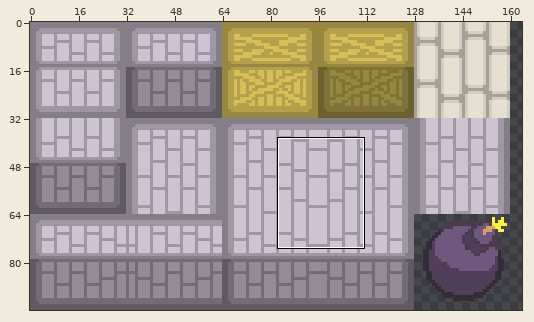
File history of a sprite sheet, client/sprites.png. The picture above shows the old version from afar; the outline marks the close-up.
Close-up. The starting point:
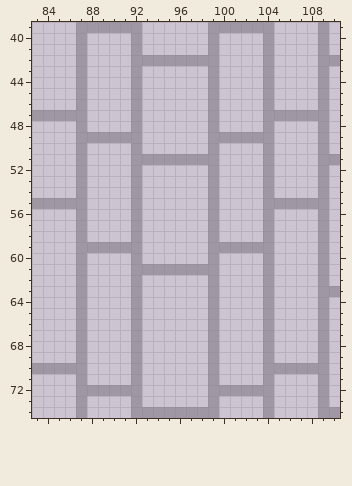
The file is 384x192 pixels, drawn in blocks of 2x2; one block is one cell here. Colours within 5 levels of each other are drawn and written as one. Shown: x 83..110, y 39..74. The wide view leaves out empty margins.
And afterwards:
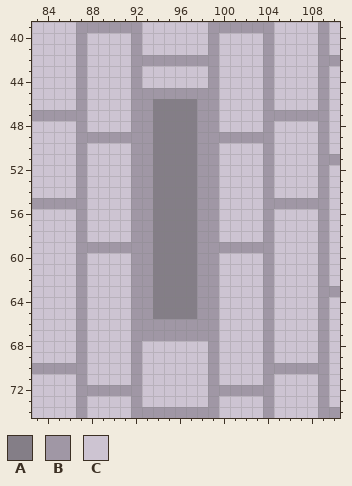
Palette (. is transparent): A #847e87  B #a097a5  C #cdc4d2
What changed:
y 45: x 93..98 CCCCCC -> BBBBBB
y 46..50: x 93..98 CCCCCC -> BAAAAB
y 51: x 94..97 BBBB -> AAAA
y 52..60: x 93..98 CCCCCC -> BAAAAB
y 61: x 94..97 BBBB -> AAAA
y 62..65: x 93..98 CCCCCC -> BAAAAB
y 66..67: x 93..98 CCCCCC -> BBBBBB
